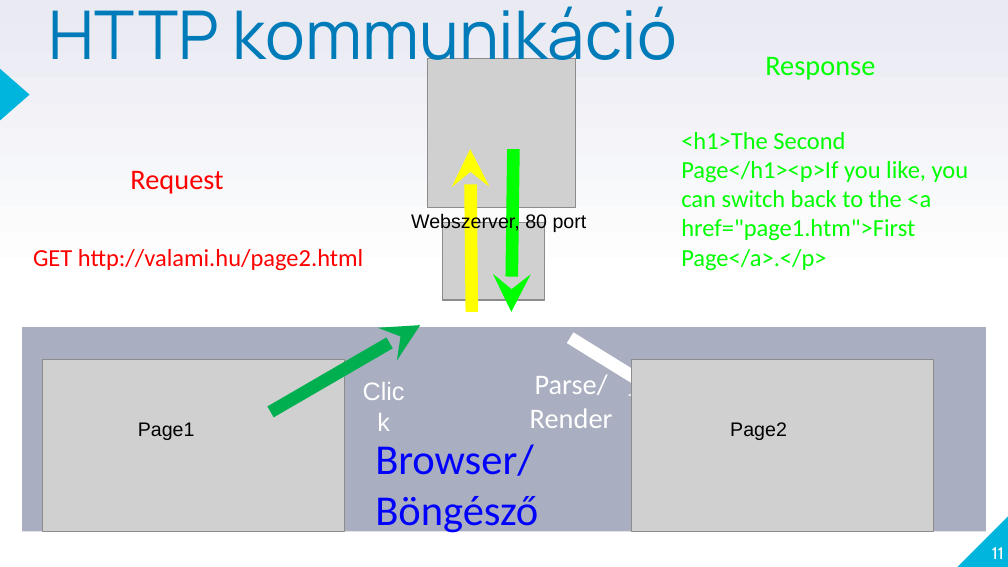
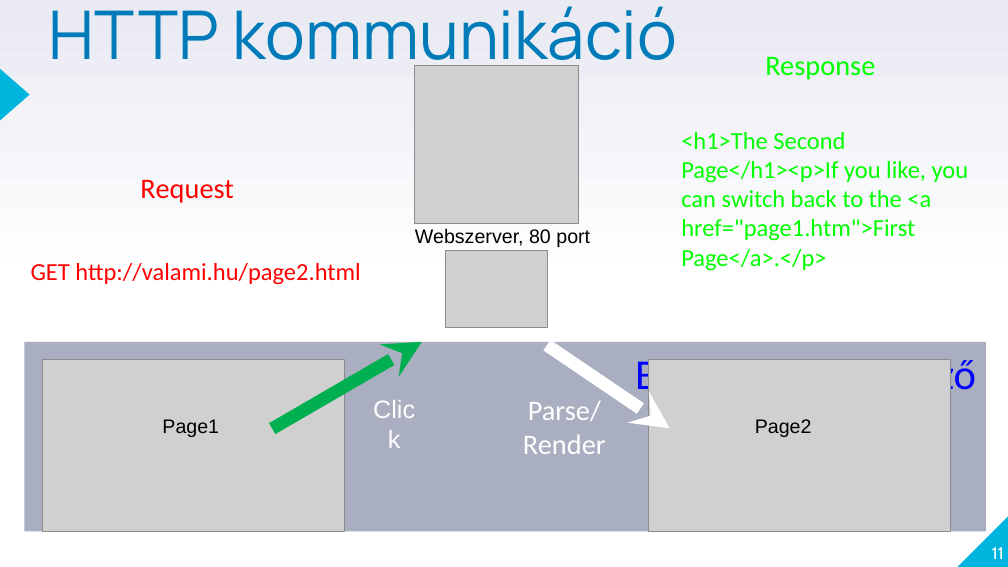
Before and after one commit to laszlofeher/phpalapok, a slide deck: slide 11 of 1Alkalom(6oras)/Php1_bevezeto.pptx. Drawn at 1008x567 pixels with LibreOffice and Linux fonts; fonts in the diff are those of the drawing; grey boxes stand for pictures. Boxes give left, top, right and bottom in pixels: in the first picture for what was removed or moved away, otherwise in the second. Text is boxed around its words. In the diff, an @@ line names an element or a change of style, - is before the commit and + after.

```diff
--- a/1Alkalom(6oras)/Php1_bevezeto.pptx
+++ b/1Alkalom(6oras)/Php1_bevezeto.pptx
@@ picture: place and size @@
-picture at (427,59,576,208)
+picture at (415,66,579,224)
@@ arrow removed from (472, 311) to (470, 149) @@
@@ arrow removed from (513, 149) to (511, 311) @@
@@ text "Request": place and size @@
-text "Request" at (130,171,223,194)
+text "Request" at (140,179,234,203)
@@ text "Request" at (140,179,234,203): alignment centre to left @@
@@ text "Webszerver, 80 port": place and size @@
-text "Webszerver, 80 port" at (411,212,587,232)
+text "Webszerver, 80 port" at (415,228,590,247)
@@ text "GET http://valami.hu/page2.html": place and size @@
-text "GET http://valami.hu/page2.html" at (33,249,363,271)
+text "GET http://valami.hu/page2.html" at (31,263,360,285)
@@ picture: place and size @@
-picture at (443,223,544,300)
+picture at (446,251,547,329)
@@ rectangle removed at (22,328,986,532) @@
@@ rectangle "Browser / Böngésző": place and size @@
-rectangle "Browser / Böngésző" at (375,444,538,536)
+rectangle "Browser / Böngésző" at (24,342,986,531)
@@ rectangle "Browser / Böngésző" at (24,342,986,531): fill none to #A9AEC0 @@
@@ arrow moved from (420, 326) - (270, 412) to (421, 342) - (272, 428) @@
@@ arrow moved from (669, 399) - (571, 338) to (669, 428) - (547, 345) @@
@@ text in rectangle at (635,359,976,400): text changed @@
-Browser/Böngésző
+Browser / Böngésző
@@ picture: place and size @@
-picture at (631,359,933,531)
+picture at (648,359,951,531)
@@ text "Click": place and size @@
-text "Click" at (347,371,420,411)
+text "Click" at (358,388,431,428)
@@ text "Parse/": place and size @@
-text "Parse/" at (530,374,613,428)
+text "Parse/" at (523,400,606,454)
@@ text "Page1": place and size @@
-text "Page1" at (138,422,195,440)
+text "Page1" at (162,419,219,437)
@@ text "Page2": place and size @@
-text "Page2" at (730,422,787,440)
+text "Page2" at (755,419,812,437)
```
Also in this commit, not shown: 8 other slides changed.
